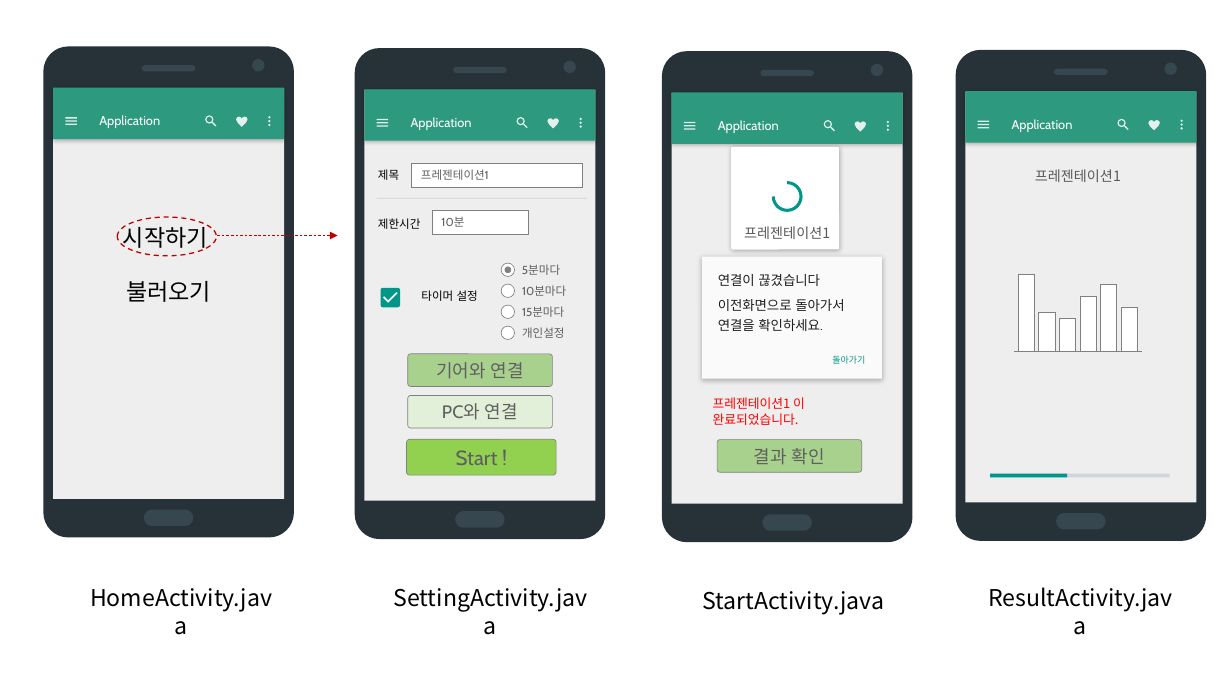
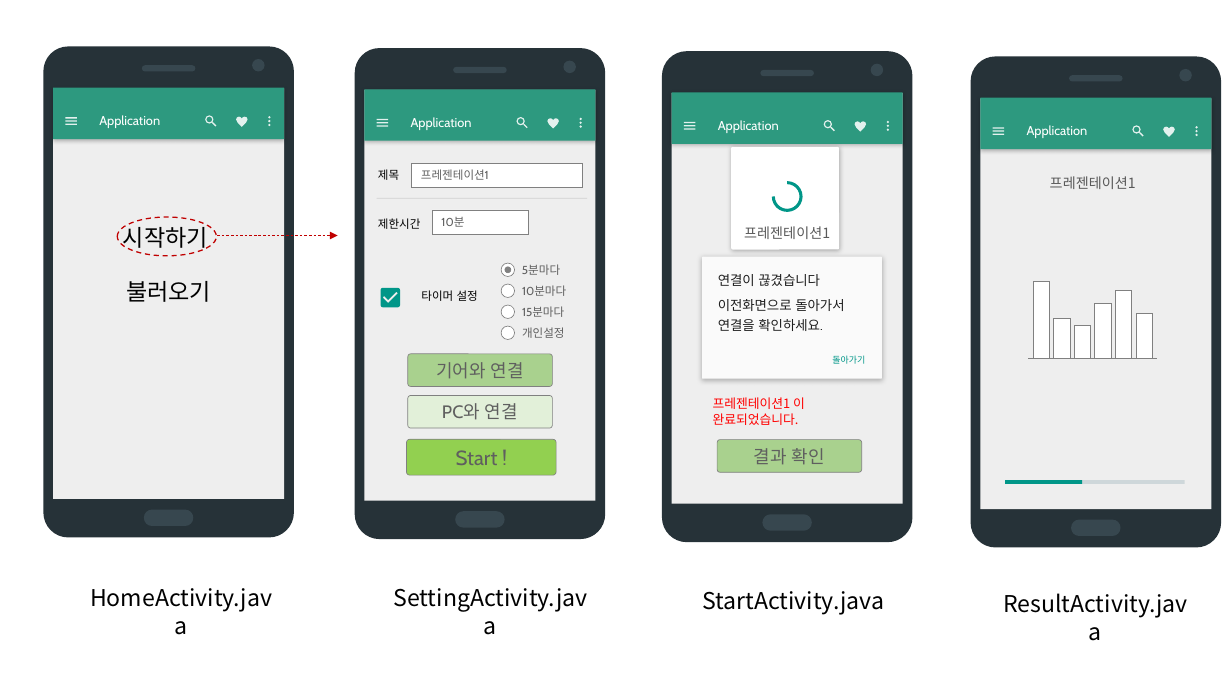
Before and after one commit to quki/PREZENTAINER, a slide deck: slide 2 of 스토리보드.pptx. Drawn at 1232x693 pixels with LibreOffice and Linux fonts; fonts in the diff are those of the drawing. Boxes give left, top, right and bottom in pixels: in the first picture for what was removed or moved away, otherwise in the second. Text is boxed around its words. In the diff, an @@ line names an element or a change of style, - is before the commit and + after.

```diff
--- a/스토리보드.pptx
+++ b/스토리보드.pptx
@@ 7 rectangles, 7 freeform shapes, 2 texts, 1 ellipse, 1 line: place and size @@
-7 rectangles, 7 freeform shapes, 2 texts, 1 ellipse, 1 line at (956, 50, 1206, 612)
+7 rectangles, 7 freeform shapes, 2 texts, 1 ellipse, 1 line at (970, 56, 1221, 618)
@@ 3 rectangles: place and size @@
-3 rectangles at (991, 274, 1170, 477)
+3 rectangles at (1006, 282, 1185, 484)
```
Also in this commit, not shown: 5 other slides changed, 1 slide removed, 43 other files.
